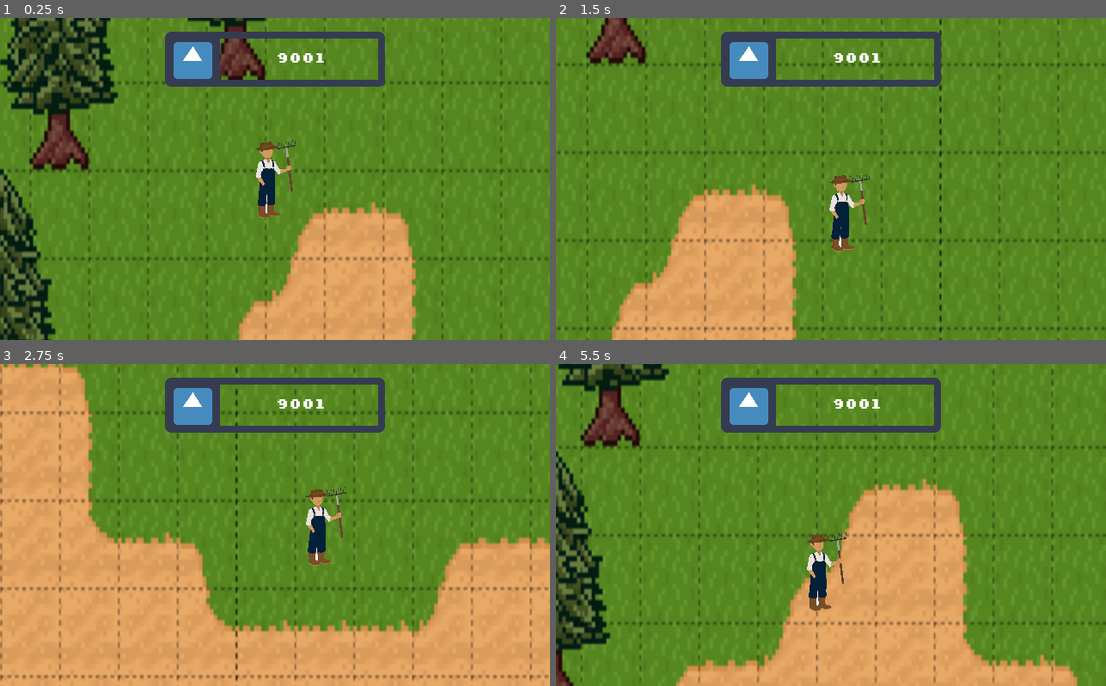
Above: before the commit, frames 1-4 (two rows, left to right).
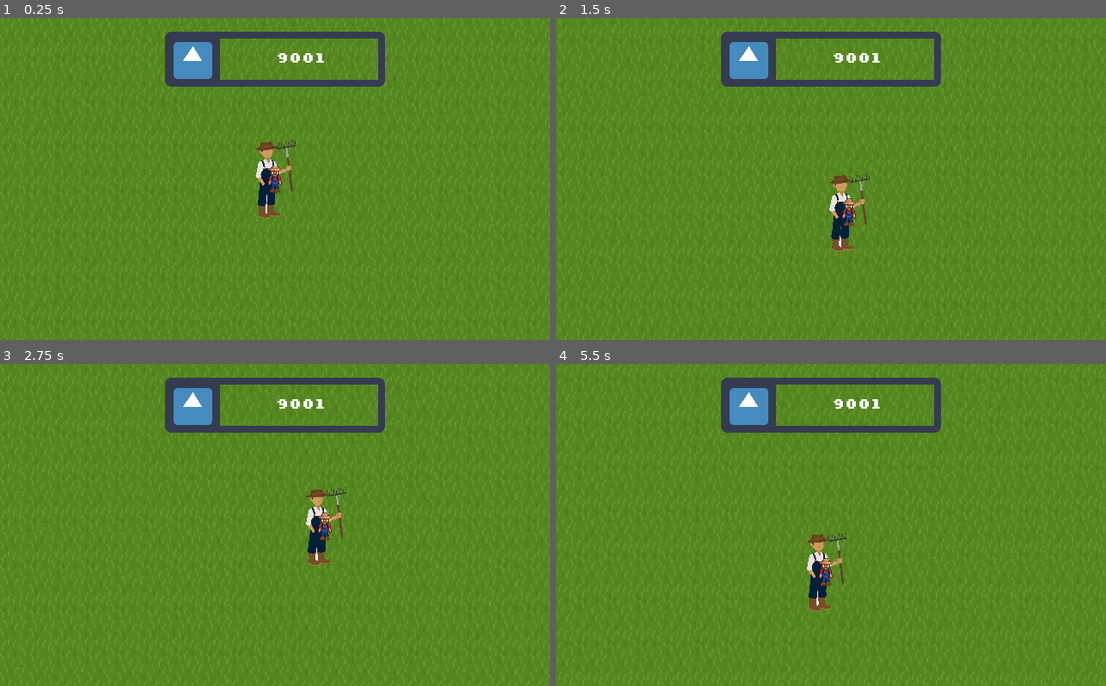
Above: after the commit, the same moments.

Repository: astro-panda/poo-farmer
Game: Godot game, scene res://Scenes/Main.tscn
Same seed, same stepped clock (60 frames per second), same inputs: the game is played once before the commit and once after it. The engine's default icon, where the game draws it, is replaced by a stand-in: a white triangle on a blue panel in a dark square.
Inputs (mouse positions are in pixels of both pictures, inside the frame that each line leads up to):
- Up to frame 1 (0.25 s): no input
- Up to frame 2 (1.5 s): tap Enter at 0.5 s; move the mouse to (952, 162) at 0.52 s; press the mouse at (952, 162) at 0.53 s; hold Right (move_right) 0.53-1.28 s; move the mouse to (721, 195) at 1.27 s; release the mouse at (721, 195) at 1.28 s; hold Down (move_down) from 1.28 s (still down); click (721, 195) at 1.35 s
- Up to frame 3 (2.75 s): move the mouse to (330, 454) at 2.02 s; release Down (move_down) at 2.03 s; press the mouse at (330, 454) at 2.03 s; hold Right (move_right) from 2.03 s (still down)
- Up to frame 4 (5.5 s): move the mouse to (803, 589) at 2.77 s; release Right (move_right) at 2.78 s; release the mouse at (803, 589) at 2.78 s; hold Up (move_up) 2.78-3.53 s; click (803, 589) at 2.85 s; move the mouse to (996, 573) at 3.52 s; press the mouse at (996, 573) at 3.53 s; hold Left (move_left) 3.53-5.03 s; move the mouse to (666, 476) at 4.27 s; release the mouse at (666, 476) at 4.28 s; click (666, 476) at 4.35 s; move the mouse to (858, 525) at 5.02 s; press the mouse at (858, 525) at 5.03 s; hold Down (move_down) from 5.03 s (still down)

The runs differ from the first frame. In frame 1, 23% of the frame differs, in the area x 0-100%, y 0-100%; in frame 2, 15%; in frame 3, 45%; in frame 4, 28%.

Commit message:
Added player, goblin, and cow sprites and temporary background

Diff:
--- a/poofarmer/Scenes/Main.tscn
+++ b/poofarmer/Scenes/Main.tscn
@@ -1,8 +1,9 @@
-[gd_scene load_steps=6 format=2]
+[gd_scene load_steps=24 format=2]
 
 [ext_resource path="res://Scenes/Player.tscn" type="PackedScene" id=1]
-[ext_resource path="res://Images/temporary-background.png" type="Texture" id=2]
+[ext_resource path="res://Images/FarmMap.1LayerTemporary.png" type="Texture" id=2]
 [ext_resource path="res://Scenes/UI/Hud.tscn" type="PackedScene" id=3]
+[ext_resource path="res://Images/Farmer.SpriteSheet.png" type="Texture" id=4]
 
 [sub_resource type="RectangleShape2D" id=1]
 extents = Vector2( 1024, 1024 )
@@ -12,6 +13,93 @@
 "frames": [ ExtResource( 2 ) ],
 "loop": true,
 "name": "default",
+"speed": 5.0
+} ]
+
+[sub_resource type="AtlasTexture" id=3]
+atlas = ExtResource( 4 )
+region = Rect2( 0, 0, 16, 32 )
+
+[sub_resource type="AtlasTexture" id=4]
+atlas = ExtResource( 4 )
+region = Rect2( 16, 0, 16, 32 )
+
+[sub_resource type="AtlasTexture" id=5]
+atlas = ExtResource( 4 )
+region = Rect2( 32, 0, 16, 32 )
+
+[sub_resource type="AtlasTexture" id=6]
+atlas = ExtResource( 4 )
+region = Rect2( 48, 0, 16, 32 )
+
+[sub_resource type="AtlasTexture" id=7]
+atlas = ExtResource( 4 )
+region = Rect2( 0, 96, 16, 32 )
+
+[sub_resource type="AtlasTexture" id=8]
+atlas = ExtResource( 4 )
+region = Rect2( 16, 96, 16, 32 )
+
+[sub_resource type="AtlasTexture" id=9]
+atlas = ExtResource( 4 )
+region = Rect2( 32, 96, 16, 32 )
+
+[sub_resource type="AtlasTexture" id=10]
+atlas = ExtResource( 4 )
+region = Rect2( 48, 96, 16, 32 )
+
+[sub_resource type="AtlasTexture" id=11]
+atlas = ExtResource( 4 )
+region = Rect2( 0, 32, 16, 32 )
+
+[sub_resource type="AtlasTexture" id=12]
+atlas = ExtResource( 4 )
+region = Rect2( 16, 32, 16, 32 )
+
+[sub_resource type="AtlasTexture" id=13]
+atlas = ExtResource( 4 )
+region = Rect2( 32, 32, 16, 32 )
+
+[sub_resource type="AtlasTexture" id=14]
+atlas = ExtResource( 4 )
+region = Rect2( 48, 32, 16, 32 )
+
+[sub_resource type="AtlasTexture" id=15]
+atlas = ExtResource( 4 )
+region = Rect2( 0, 64, 16, 32 )
+
+[sub_resource type="AtlasTexture" id=16]
+atlas = ExtResource( 4 )
+region = Rect2( 16, 64, 16, 32 )
+
+[sub_resource type="AtlasTexture" id=17]
+atlas = ExtResource( 4 )
+region = Rect2( 32, 64, 16, 32 )
+
+[sub_resource type="AtlasTexture" id=18]
+atlas = ExtResource( 4 )
+region = Rect2( 48, 64, 16, 32 )
+
+[sub_resource type="SpriteFrames" id=19]
+animations = [ {
+"frames": [ SubResource( 3 ), SubResource( 4 ), SubResource( 5 ), SubResource( 6 ) ],
+"loop": true,
+"name": "Player.Down",
+"speed": 5.0
+}, {
+"frames": [ SubResource( 7 ), SubResource( 8 ), SubResource( 9 ), SubResource( 10 ) ],
+"loop": true,
+"name": "Player.Left",
+"speed": 5.0
+}, {
+"frames": [ SubResource( 11 ), SubResource( 12 ), SubResource( 13 ), SubResource( 14 ) ],
+"loop": true,
+"name": "Player.Right",
+"speed": 5.0
+}, {
+"frames": [ SubResource( 15 ), SubResource( 16 ), SubResource( 17 ), SubResource( 18 ) ],
+"loop": true,
+"name": "Player.Up",
 "speed": 5.0
 } ]
 
@@ -37,5 +125,9 @@
 [node name="Player" parent="." instance=ExtResource( 1 )]
 position = Vector2( 352, 216 )
 
+[node name="AnimatedSprite" type="AnimatedSprite" parent="Player"]
+frames = SubResource( 19 )
+animation = "Player.Down"
+
 [node name="Control" parent="." instance=ExtResource( 3 )]
 margin_bottom = 8.0
--- a/poofarmer/project.godot
+++ b/poofarmer/project.godot
@@ -30,16 +30,16 @@
 run/main_scene="res://Scenes/Main.tscn"
 config/icon="res://icon.png"
 
+[autoload]
+
+Animal="*res://GlobalScripts/Animal.gd"
+
 [display]
 
 window/size/width=640
 window/size/height=375
 window/stretch/mode="2d"
 window/stretch/aspect="keep"
-
-[autoload]
-
-Animal="*res://GlobalScripts/Animal.gd"
 
 [gui]
 
Binary file added: poofarmer/Images/Cow.BrownSpotted.Spritesheet.png
Not shown, added: poofarmer/Images/Cow.BrownSpotted.Spritesheet.png.import
Binary file added: poofarmer/Images/FarmMap.1LayerTemporary.png
Not shown, added: poofarmer/Images/FarmMap.1LayerTemporary.png.import
Binary file added: poofarmer/Images/Farmer.SpriteSheet.png
Not shown, added: poofarmer/Images/Farmer.SpriteSheet.png.import
Binary file added: poofarmer/Images/Goblin.SpriteSheet.png
Not shown, added: poofarmer/Images/Goblin.SpriteSheet.png.import
